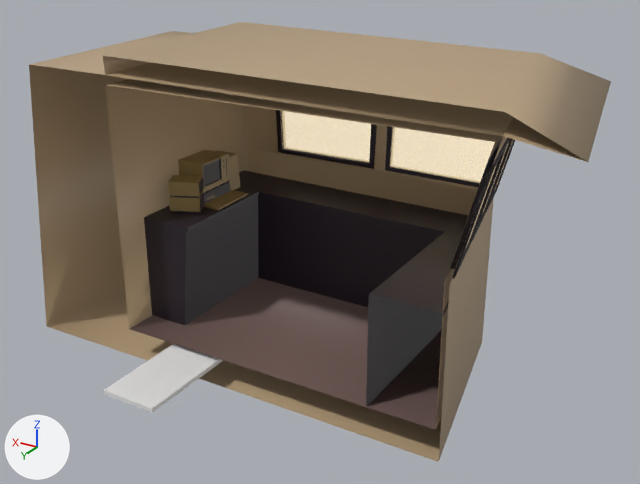
The glTF model resources/Models/DeskComputer1_a1.glb as it was, and as the next commit left it.
Rendered twice from a 50 mm lens placed at (-5.64, 6.61, 5.02), pointed at (-1.11, -0.93, 1.25). Arrows for +X, +Y and +Z are at lower left; the lights stay in place. Where no turn or scale is listed for an object, it has been applied to the vertices. Vertices at the same position are counted once.

The first picture shows 'Comp2', 'CounterTop2', 'Desk', 'ShipCabin', 'SmallComp1.001'.
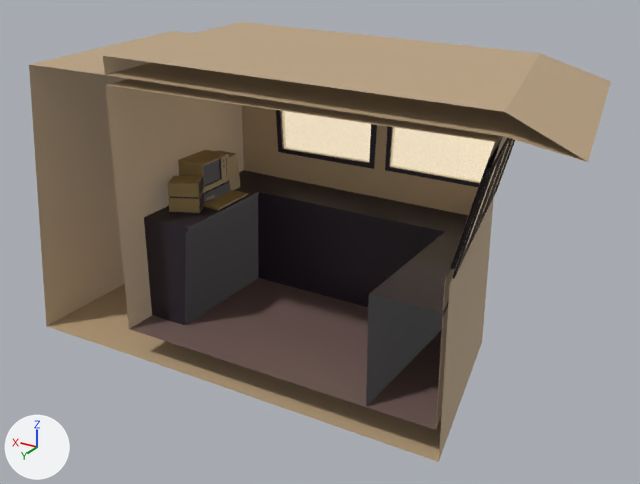
What changed in the scene script:
```text
Change me_cube:
    where me_cube.from_pydata(...)  # 236 vertices, 410 faces; spans x -4.06..2.3, y -2.84..0.0, z -0.31..3.2
    used by ob_shipcabin; location = (0.0, 0.0, 0.0)
    me_cube part 1: the surface is now shaded flat
Remove ob_desk:
    ob_desk = bpy.data.objects.new('Desk', me_cube_003)
    ob_desk.location = (0.09, 0.05, 0.16)
```

What differs and where, as boxes (x1, y1, x2, y2) in the pictures (640 x 484 px):
'ShipCabin', surface changed
    both: (29, 22, 611, 462)
'Desk', deleted
    before: (104, 344, 223, 413)
'SmallComp1.001', moved
    before: (168, 175, 204, 198)
    after: (168, 176, 204, 199)
